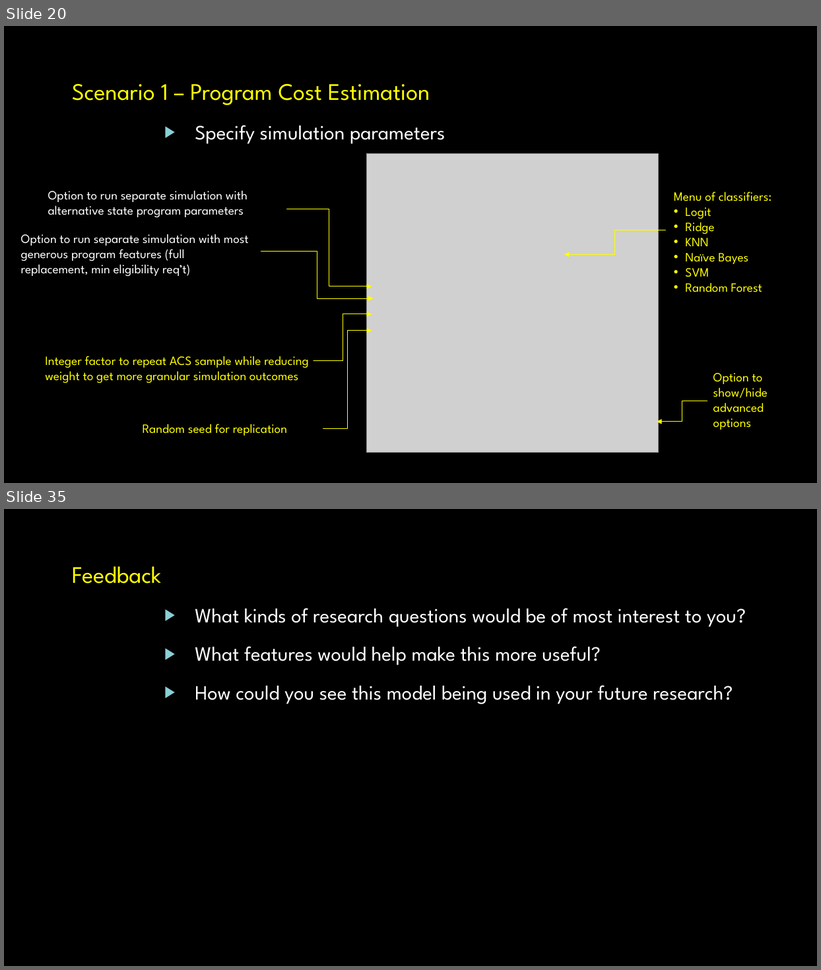
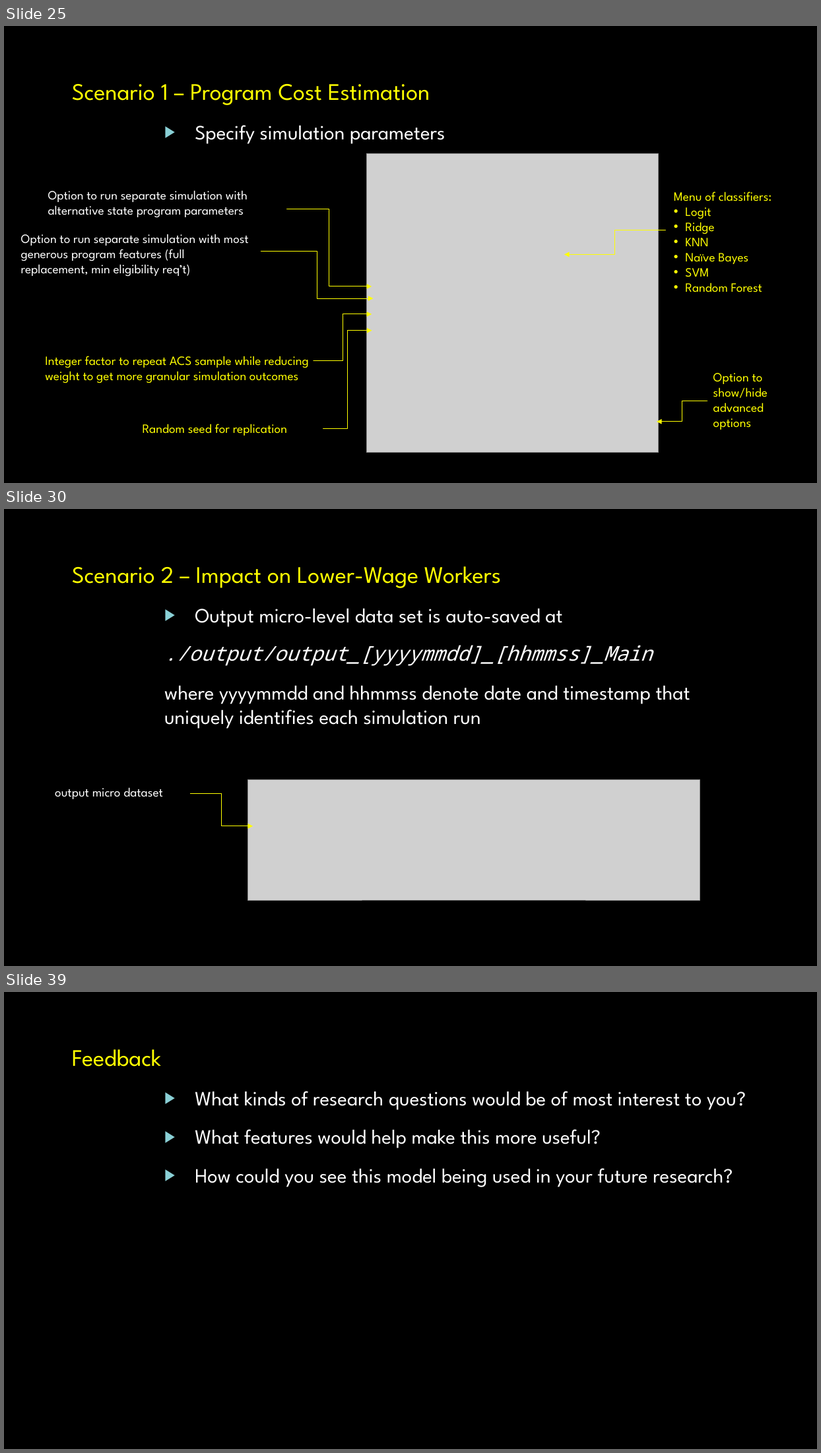
Before and after one commit to m-trinh/microsim, a slide deck: draft/demo_external_20191213/121319 Microsim Demonstration_cz_lp.pptx. Shown one above the other, each under a label of ours: slides 20 and 35 before the commit, slides 25, 30 and 39 after it; the slides between them are not shown. The pictures are 821x970 and 821x1453 pixels, drawn with LibreOffice and Linux fonts; fonts in the diff are those of the drawing; grey boxes stand for pictures; background and template pictures are left out. Boxes give left, top, right and bottom in pixels: in the first picture for what was removed or moved away, otherwise in the second. Text is boxed around its words. In the diff, an @@ line names an element or a change of style, - is before the commit and + after.

```diff
--- a/draft/demo_external_20191213/121319 Microsim Demonstration_cz_lp.pptx
+++ b/draft/demo_external_20191213/121319 Microsim Demonstration_cz_lp.pptx
@@ slide 30 added at bbox=[4, 509, 817, 966], background picture (left out) @@
@@ text added at bbox=[72, 566, 690, 729], 24 pt, text #FFFFFF @@
+    Scenario 2 – Impact on Lower-Wage Workers
+      ▶ Output micro-level data set is auto-saved at
+      ./output/output_[yyyymmdd]_[hhmmss]_Main
+      where yyyymmdd and hhmmss denote date and timestamp that uniquely identifies each simulation run
@@ picture added at bbox=[248, 780, 700, 900] @@
@@ text added at bbox=[55, 788, 163, 799], 15 pt, text #FFFFFF @@
+output micro dataset
@@ elbow arrow added from (191, 794) to (253, 826), #FFFF00 0.75 pt @@
@@ what was slide 20 is now slide 25 @@
@@ what was slide 35 is now slide 39 @@
```
Also in this commit, not shown: 15 slides changed, 6 other slides added, 3 slides removed, 11 other files.
